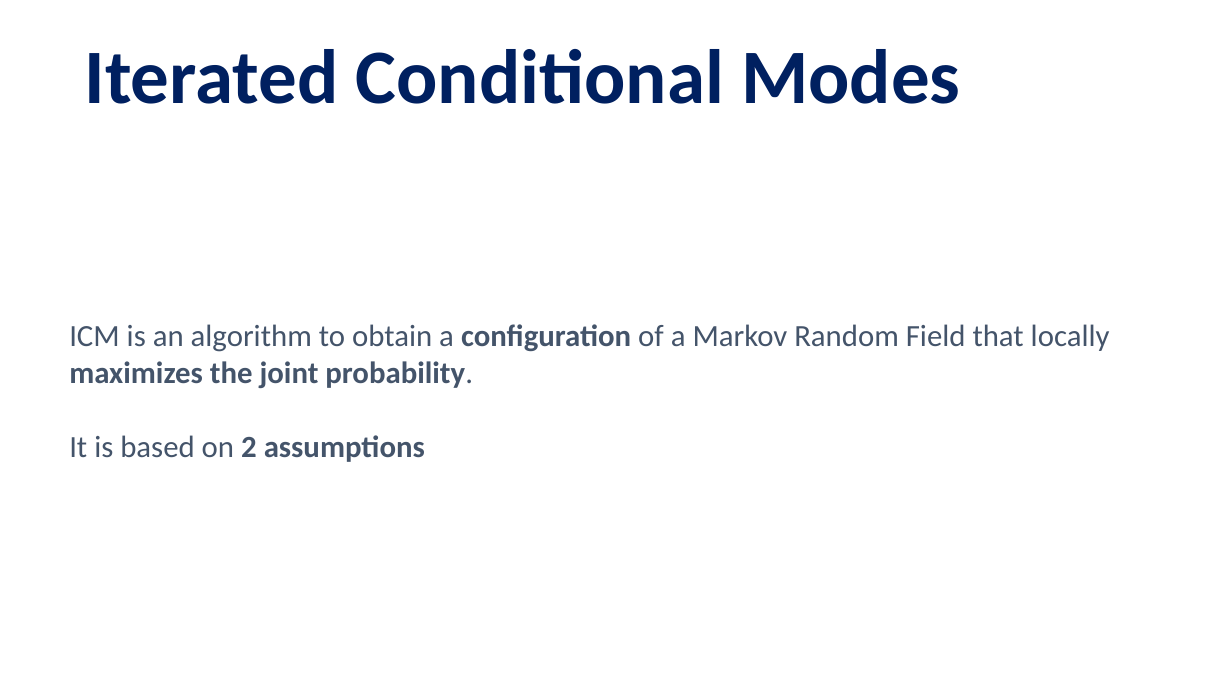
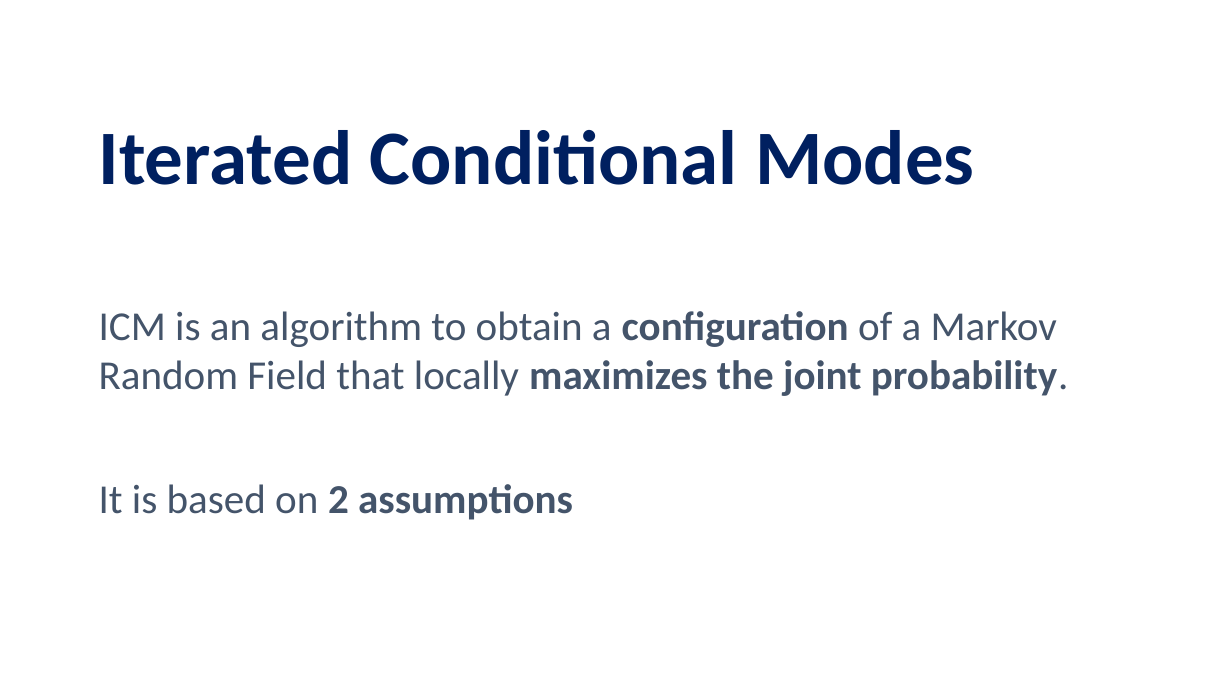
Before and after one commit to pettepiero/Ising-image-denoising, a slide deck: slide 12 of pml.pptm (slide 18 before the commit). Drawn at 1232x693 pixels with LibreOffice and Linux fonts; fonts in the diff are those of the drawing. Boxes give left, top, right and bottom in pixels: in the first picture for what was removed or moved away, otherwise in the second. Text is boxed around its words. In the diff, an @@ line names an element or a change of style, - is before the commit and + after.

```diff
--- a/pml.pptm
+++ b/pml.pptm
@@ title "Iterated Conditional Modes": place and size @@
-title "Iterated Conditional Modes" at box(85, 49, 960, 104)
+title "Iterated Conditional Modes" at box(99, 130, 974, 185)
@@ text "ICM is an algorithm to ...": place and size @@
-text "ICM is an algorithm to ..." at box(69, 324, 1110, 462)
+text "ICM is an algorithm to ..." at box(99, 311, 1069, 520)
@@ text "ICM is an algorithm to ..." at box(99, 311, 1069, 520): size 24 to 32 pt @@
```
Also in this commit, not shown: 5 other slides changed, 11 slides added, 15 slides removed.
